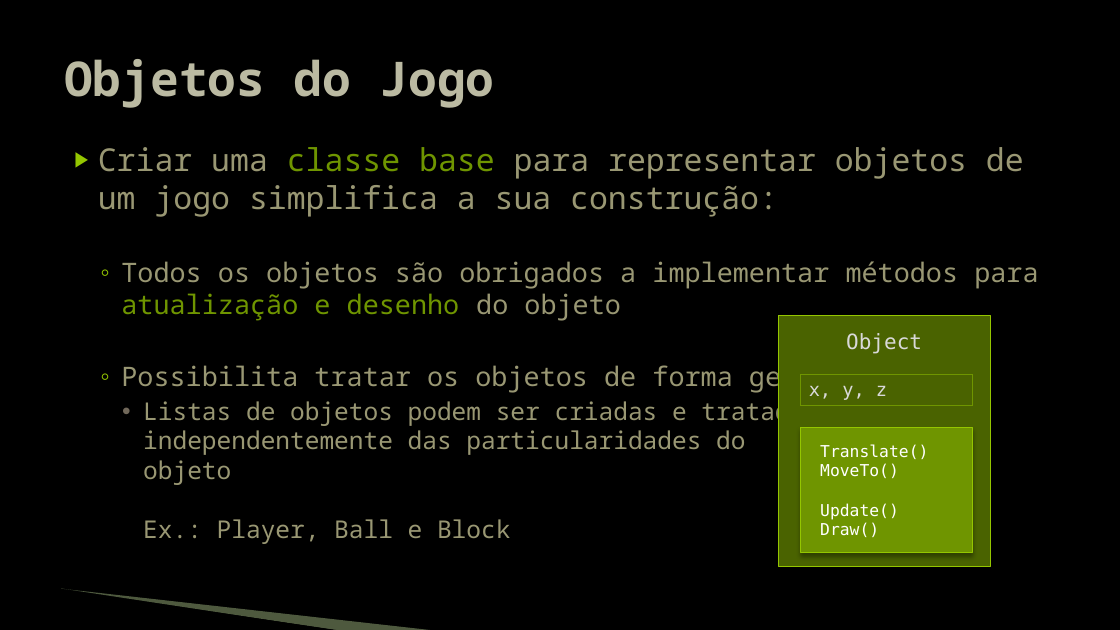
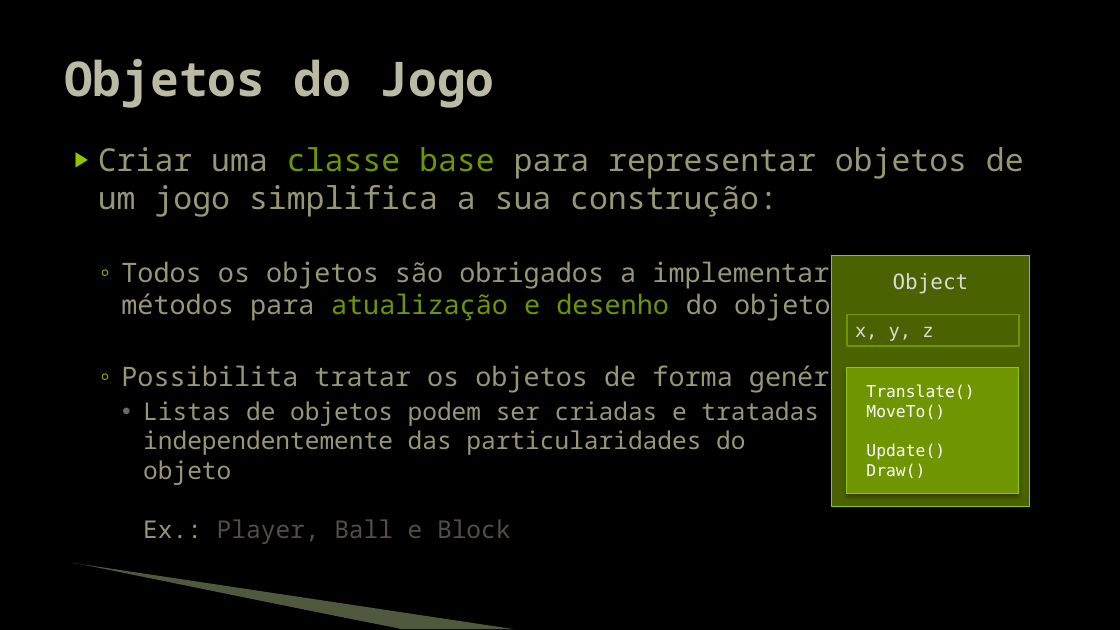
Before and after one commit to JudsonSS/Jogos, a slide deck: slide 3 of Slides/09. Gerenciador de Cena.pptx. Drawn at 1120x630 pixels with LibreOffice and Linux fonts; fonts in the diff are those of the drawing; background and template pictures are left out. Boxes give left, top, right and bottom in pixels: in the first picture for what was removed or moved away, otherwise in the second. Text is boxed around its words. In the diff, an @@ line names an element or a change of style, - is before the commit and + after.

```diff
--- a/Slides/09. Gerenciador de Cena.pptx
+++ b/Slides/09. Gerenciador de Cena.pptx
@@ rectangle "Object": place and size @@
-rectangle "Object" at box(779, 315, 991, 566)
+rectangle "Object" at box(832, 255, 1030, 507)
@@ rectangle "x, y, z": place and size @@
-rectangle "x, y, z" at box(801, 374, 973, 405)
+rectangle "x, y, z" at box(847, 315, 1019, 346)
@@ rectangle "x, y, z" at box(847, 315, 1019, 346): outline #6F9400 0.75 pt to #6F9400 1.5 pt @@
@@ rectangle "Translate()": place and size @@
-rectangle "Translate()" at box(801, 427, 973, 553)
+rectangle "Translate()" at box(847, 368, 1019, 494)
@@ text at box(143, 401, 819, 544): text colour #999773 to #554E44 in "Player, Ball e Block" @@
@@ freeform shape: place and size @@
-freeform shape at box(60, 590, 340, 630)
+freeform shape at box(71, 565, 400, 629)
@@ freeform shape: place and size @@
-freeform shape at box(61, 589, 437, 630)
+freeform shape at box(73, 563, 514, 629)
```
Also in this commit, not shown: 5 other slides changed.
